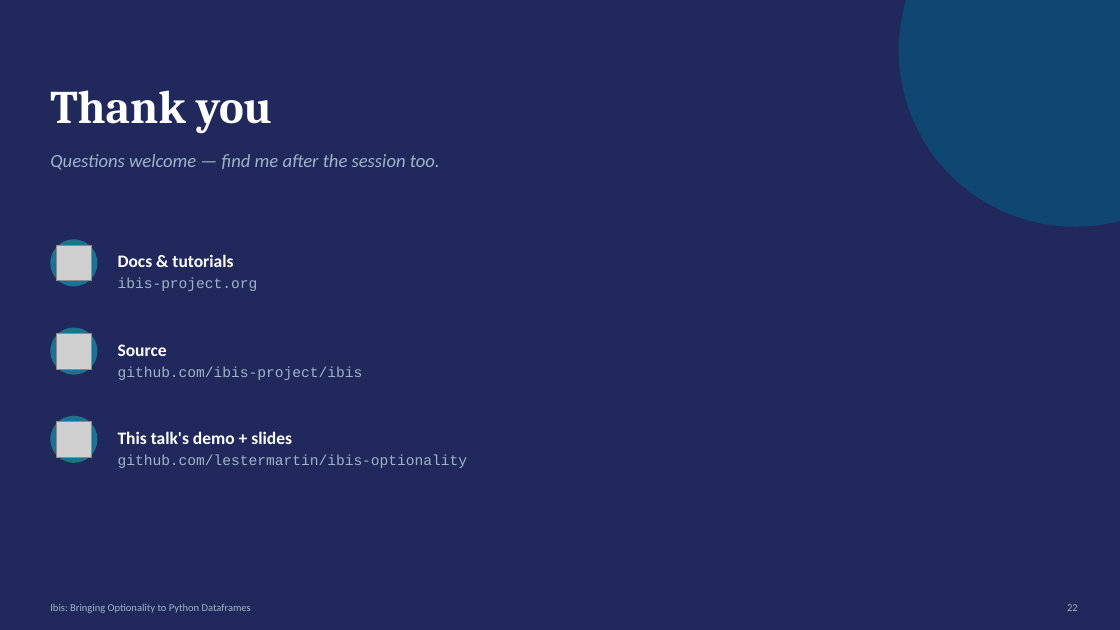
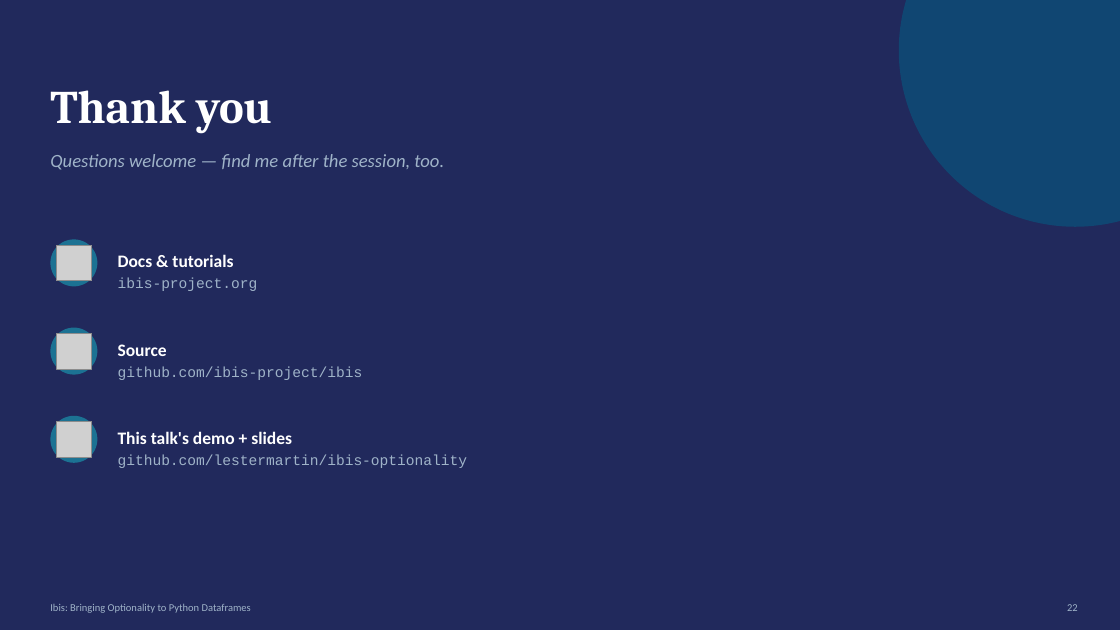
Before and after one commit to lestermartin/ibis-optionality, a slide deck: slide 23 of slides/ibis-optionality-slides.pptx (slide 22 before the commit). Drawn at 1120x630 pixels with LibreOffice and Linux fonts; fonts in the diff are those of the drawing; grey boxes stand for pictures. Boxes give left, top, right and bottom in pixels: in the first picture for what was removed or moved away, otherwise in the second. Text is boxed around its words. In the diff, an @@ line names an element or a change of style, - is before the commit and + after.

Commit message:
ready for conf session

```diff
--- a/slides/ibis-optionality-slides.pptx
+++ b/slides/ibis-optionality-slides.pptx
@@ text at box(50, 154, 444, 170): text changed @@
-Questions welcome — find me after the session too.
+Questions welcome — find me after the session, too.
```
Also in this commit, not shown: 9 other slides changed, 1 slide added, 8 other files.
